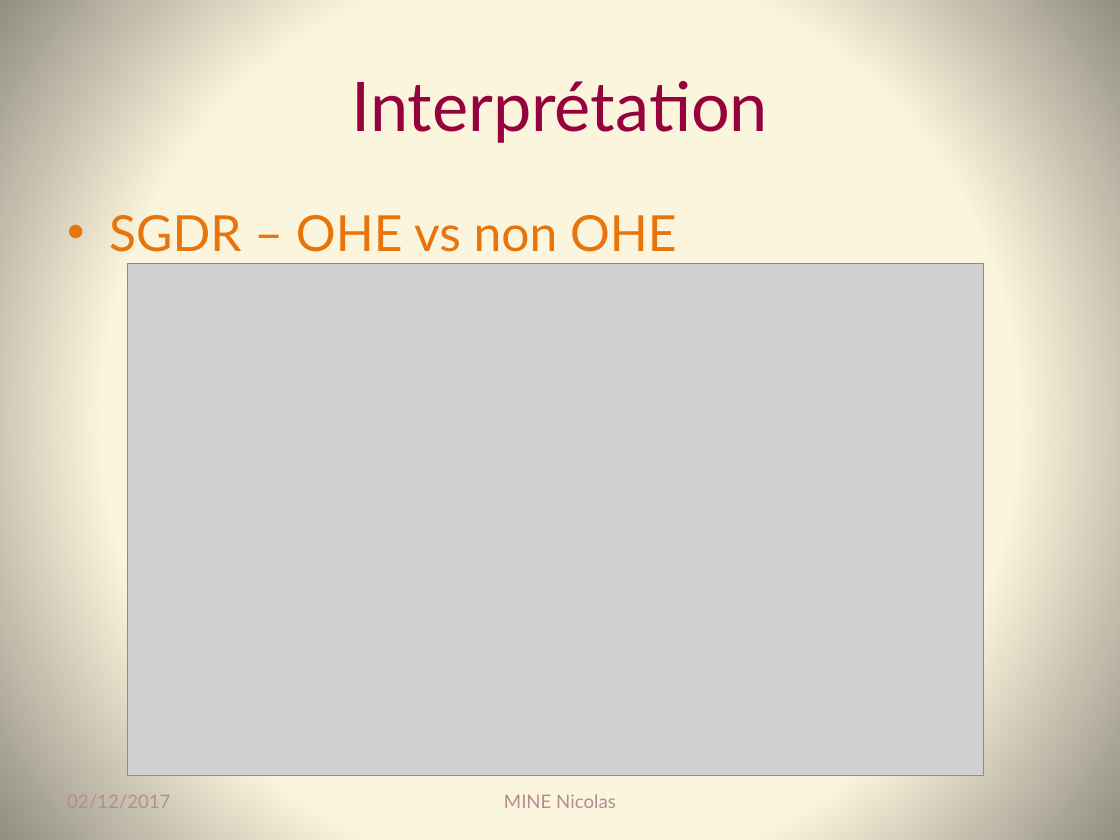
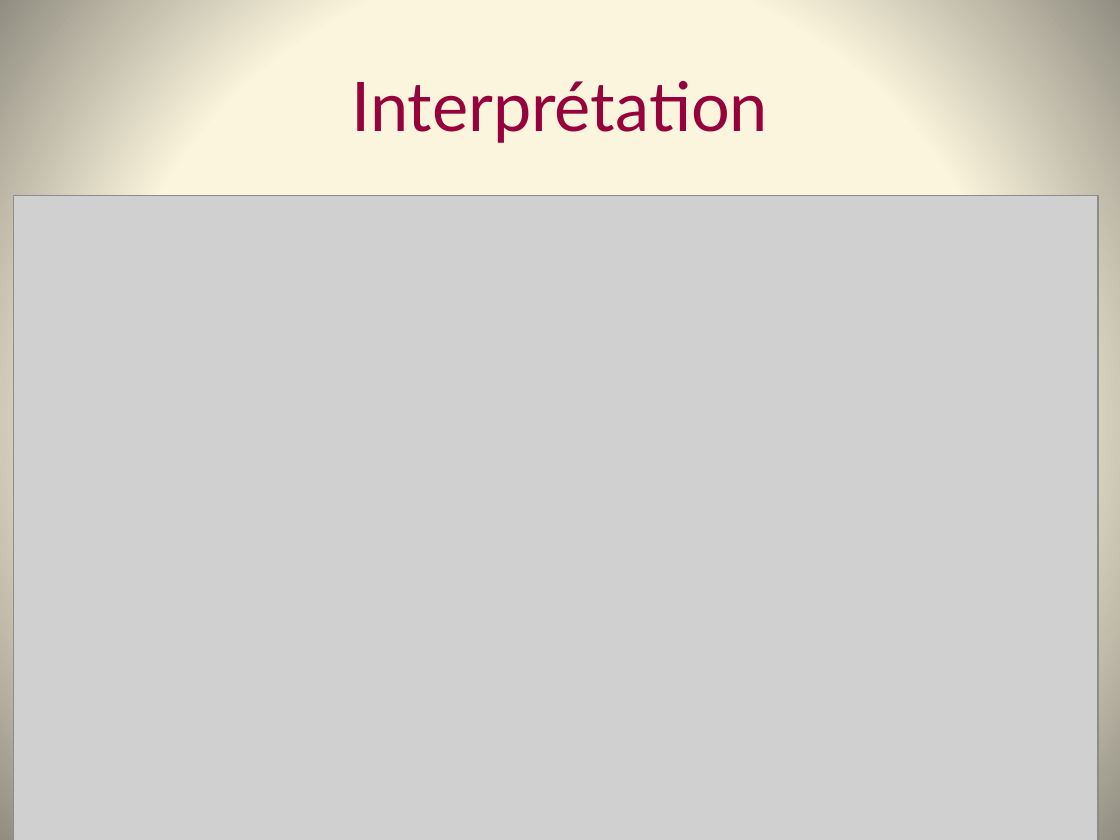
Before and after one commit to Coni63/OC_DS, a slide deck: slide 26 of P4/Presentation-projet_4.pptx (slide 27 before the commit). Drawn at 1120x840 pixels with LibreOffice and Linux fonts; fonts in the diff are those of the drawing; grey boxes stand for pictures. Boxes give left, top, right and bottom in pixels: in the first picture for what was removed or moved away, otherwise in the second. Text is boxed around its words. In the diff, an @@ line names an element or a change of style, - is before the commit and + after.

```diff
--- a/P4/Presentation-projet_4.pptx
+++ b/P4/Presentation-projet_4.pptx
@@ picture: place and size @@
-picture at bbox=[128, 263, 983, 775]
+picture at bbox=[13, 196, 1099, 840]
@@ text removed at bbox=[109, 215, 677, 252] @@
-• SGDR – OHE vs non OHE
@@ text removed at bbox=[67, 795, 170, 808] @@
-02/12/2017
@@ text removed at bbox=[504, 794, 616, 808] @@
-MINE Nicolas
```
Also in this commit, not shown: 36 other slides changed, 2 slides added, 14 other files.
